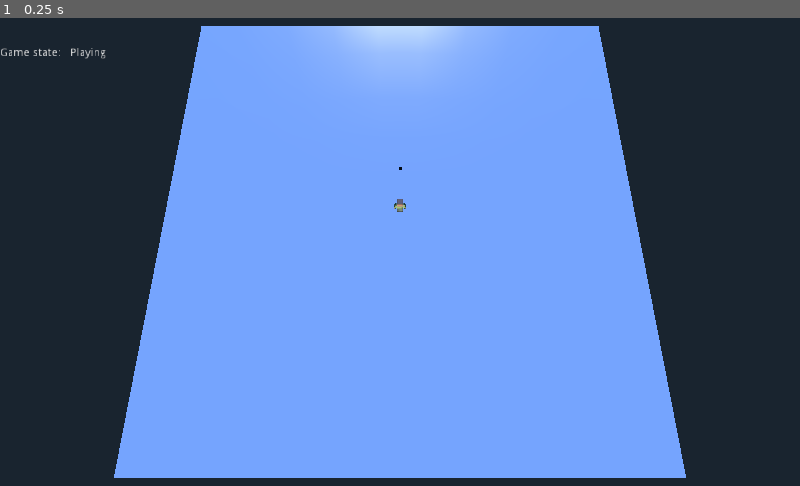
Above: before the commit, frame 1.
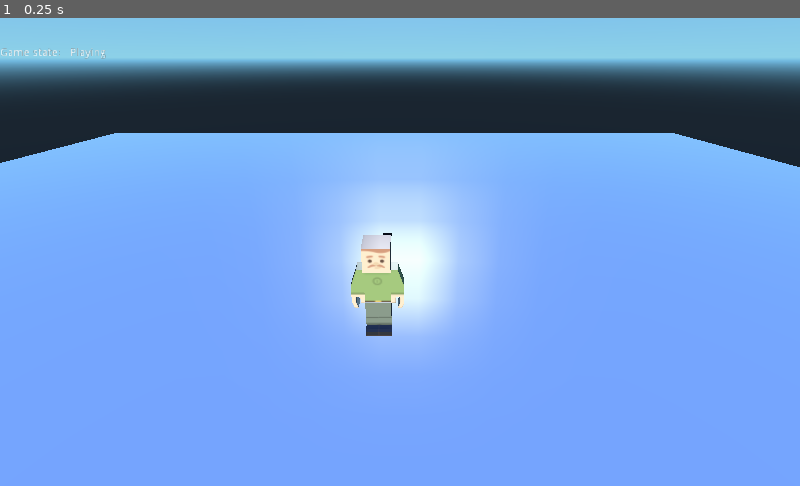
Above: after the commit, the same moment.

Repository: Kehnosoft/BloodPilkki
Game: Godot game, scene res://Scenes/TestMapPleaseIgnore.tscn
The game is run twice, just before and just after one commit, with the same random seed, the same clock (stepped at 60 frames per second) and the same inputs.
Inputs:
- Up to frame 1 (0.25 s): no input

The runs differ from the first frame. In frame 1, 57% of the frame differs, in the area x 0-100%, y 0-100%.

Commit message:
Fixed rotation logic.

Diff:
--- a/BloodPilkki/Prefabs/Player.tscn
+++ b/BloodPilkki/Prefabs/Player.tscn
@@ -64,9 +64,8 @@
 
 radius = 1.0
 
-[node name="Player_1" type="KinematicBody"]
+[node name="Player_1" type="KinematicBody" index="0"]
 
-editor/display_folded = true
 transform = Transform( 1, 0, 0, 0, 1, 0, 0, 0, 1, 0, 0.212021, 0 )
 input_ray_pickable = true
 input_capture_on_drag = false
@@ -89,7 +88,7 @@
 
 [node name="Model" type="MeshInstance" parent="." index="1"]
 
-transform = Transform( -0.3, 0, -2.62268e-008, 0, 0.3, 0, 2.62268e-008, 0, -0.3, 0, 0, 0 )
+transform = Transform( 0.3, 0, 0, 0, 0.3, 0, 0, 0, 0.3, 0, 0, 0 )
 layers = 1
 material_override = SubResource( 2 )
 cast_shadow = 1
--- a/BloodPilkki/Scenes/TestMapPleaseIgnore.tscn
+++ b/BloodPilkki/Scenes/TestMapPleaseIgnore.tscn
@@ -71,23 +71,7 @@
 
 script = ExtResource( 1 )
 
-[node name="Camera" type="Camera" parent="." index="0"]
-
-transform = Transform( 1, 0, 0, 0, 0.258819, 0.965926, 0, -0.965926, 0.258819, 0, 66.6051, 26.957 )
-keep_aspect = 1
-cull_mask = 1048575
-environment = null
-h_offset = 0.0
-v_offset = 0.0
-doppler_tracking = 0
-projection = 0
-current = false
-fov = 70.0
-size = 1.0
-near = 0.05
-far = 100.0
-
-[node name="Map" type="Spatial" parent="." index="1"]
+[node name="Map" type="Spatial" parent="." index="0"]
 
 [node name="MeshInstance" type="MeshInstance" parent="Map" index="0"]
 
@@ -151,7 +135,7 @@
 directional_shadow_max_distance = 200.0
 _sections_unfolded = [ "Light", "Shadow" ]
 
-[node name="Players" type="Spatial" parent="." index="2"]
+[node name="Players" type="Spatial" parent="." index="1"]
 
 _sections_unfolded = [ "Transform", "Visibility" ]
 
@@ -159,13 +143,13 @@
 
 _sections_unfolded = [ "Transform", "Visibility" ]
 
-[node name="Holes" type="Spatial" parent="." index="3"]
+[node name="Holes" type="Spatial" parent="." index="2"]
 
 [node name="Hole" parent="Holes" index="0" instance=ExtResource( 3 )]
 
 transform = Transform( 1, 0, 0, 0, 1, 0, 0, 0, 1, 0.0439911, 0.0776315, -9.92822 )
 
-[node name="DebugUI" type="Control" parent="." index="4"]
+[node name="DebugUI" type="Control" parent="." index="3"]
 
 editor/display_folded = true
 anchor_left = 0.0
@@ -272,7 +256,7 @@
 lines_skipped = 0
 max_lines_visible = -1
 
-[node name="UI" type="Control" parent="." index="5"]
+[node name="UI" type="Control" parent="." index="4"]
 
 anchor_left = 0.0
 anchor_top = 0.0
@@ -286,3 +270,19 @@
 mouse_default_cursor_shape = 0
 size_flags_horizontal = 1
 size_flags_vertical = 1
+
+[node name="Camera" type="Camera" parent="." index="5"]
+
+transform = Transform( 1, 0, 0, 0, 0.866026, 0.5, 0, -0.5, 0.866026, 1, 11.4886, 12.4113 )
+keep_aspect = 1
+cull_mask = 1048575
+environment = null
+h_offset = 0.0
+v_offset = 0.0
+doppler_tracking = 0
+projection = 0
+current = false
+fov = 70.0
+size = 1.0
+near = 0.05
+far = 100.0
--- a/BloodPilkki/Scripts/Player.gd
+++ b/BloodPilkki/Scripts/Player.gd
@@ -21,6 +21,7 @@
 
 const DEAD_ZONE = 0.2
 const ROTATION_SPEED = 0.15
+const ROTATION_HYSTERESIS = 0.05
 
 func _ready():
 	level = get_owner()
@@ -79,26 +80,26 @@
 	if dir.dot(hv) > 0:
 		accel = ACCEL
 
+
 	# Rotate the character based on movement direction
-	if dir.length() > 0.0:
+	if Vector2(velocity.x, velocity.z).length() > 0.1:
 		var angle = atan2(velocity.x, velocity.z)
 		var current_rotation = get_rotation()
-		var turnCounterClocwise = false
-		if current_rotation.y < angle:
-			if angle - current_rotation.y <= PI:
-				turnCounterClocwise = true
-		else:
-			if current_rotation.y - angle > PI:
-				turnCounterClocwise = true
-		if turnCounterClocwise == false:
-			current_rotation.y += ROTATION_SPEED
-			if current_rotation.y > PI:
-				current_rotation.y -= 2*PI
-		else:
-			current_rotation.y -= ROTATION_SPEED
-			if current_rotation.y < -PI:
-				current_rotation.y += 2*PI
-		set_rotation(current_rotation)
+		var difference = max(angle, current_rotation.y) - min(angle, current_rotation.y)
+
+		if (difference > ROTATION_HYSTERESIS):
+			var rotation_direction_multiplier = 1.0
+			if current_rotation.y < angle:
+				if angle - current_rotation.y > PI:
+					rotation_direction_multiplier = -1.0
+			else:
+				if current_rotation.y - angle <= PI:
+					rotation_direction_multiplier = -1.0
+
+			if difference < ROTATION_SPEED:
+				rotate_y(difference * rotation_direction_multiplier)
+			else:
+				rotate_y(ROTATION_SPEED * rotation_direction_multiplier)
 
 	hv = hv.linear_interpolate(new_pos, accel * delta)
 	velocity.x = hv.x
